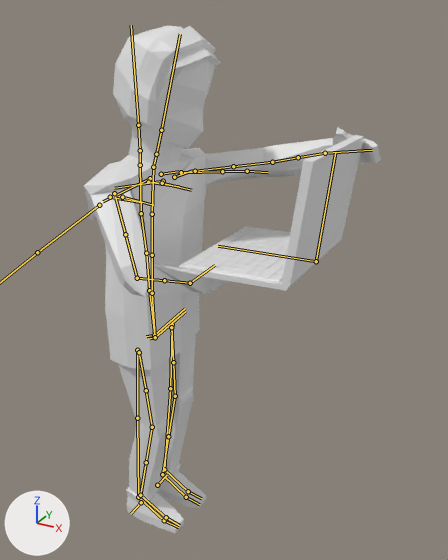
Two versions of the Blender file Stuff for artists to share among themselves/boy-artist ver 1.2.blend, one commit apart.
Both versions are drawn from a 50 mm lens placed at (6.71, -9.03, 10.48), pointed at (1.53, 0.39, 5.77). Every picture has the same lights, and +X, +Y and +Z are marked at lower left. Both versions are drawn at frame 78 of the action 'ArmatureAction'; the numbers are the values there. The bones that bend it are drawn over the model as lines.
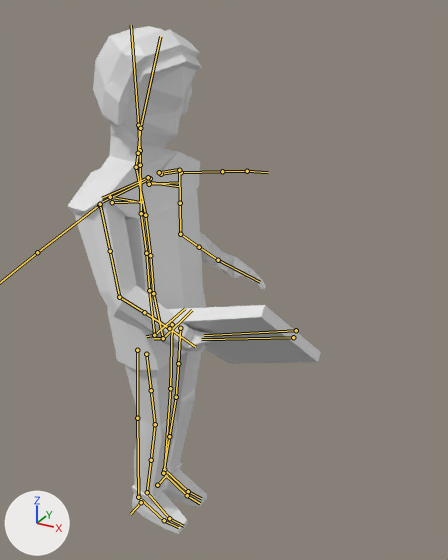
The change in detail:
Bone 'Bone' (bone_bone) moves from (0.07, 0.005, 0.0) to (0.061, 0.133, 0.0).
Bone 'Bone' (bone_bone) turns from (0, 0, 11) to (0, 0, 110) degrees about its own x, y and z.
Bone 'torso' (bone_torso) turns from (3, 2, -2) to (3, 0, -2) degrees about its own x, y and z.
Bone 'hips' (bone_hips) turns from (-2, 0, 5) to (-10, 0, 3) degrees about its own x, y and z.
Bone 'chest' (bone_chest) turns from (0, -1, 0) to (-13, -3, 4) degrees about its own x, y and z.
Bone 'shin_tweak.R' (bone_shin_tweak_r) moves from (0.051, 0.03, -0.02) to (0.035, 0.024, 0.007).
Bone 'neck' (bone_neck) turns from (12, 0, 0) to (12, -2, -5) degrees about its own x, y and z.
Bone 'head' (bone_head) turns from (13, 1, 0) to (18, -7, 0) degrees about its own x, y and z.
Bone 'upper_arm_ik.L' (bone_upper_arm_ik_l) turns from (0, -44, 0) to (0, -23, 0) degrees about its own x, y and z.
Bone 'upper_arm_ik.R' (bone_upper_arm_ik_r) moves from (0.007, 0.02, -0.002) to (0.004, 0.011, -0.001).
Bone 'upper_arm_ik.R' (bone_upper_arm_ik_r) turns from (0, -4, 0) to (0, 26, 0) degrees about its own x, y and z.
Bone 'shoulder.L' (bone_shoulder_l) turns from (4, -1, 0) to (1, 0, 0) degrees about its own x, y and z.
Bone 'shoulder.R' (bone_shoulder_r) turns from (14, 3, 1) to (8, 2, 1) degrees about its own x, y and z.
Bone 'hand_ik.L' (bone_hand_ik_l) moves from (-0.364, -0.504, 0.215) to (-0.461, -0.101, -0.258).
Bone 'hand_ik.L' (bone_hand_ik_l) turns from (115, -15, -35) to (76, 0, -1) degrees about its own x, y and z.
Bone 'hand_ik.R' (bone_hand_ik_r) moves from (0.568, -0.288, -0.121) to (0.519, -0.233, -0.28).
Bone 'hand_ik.R' (bone_hand_ik_r) turns from (5, -27, 162) to (25, -26, 113) degrees about its own x, y and z.
Bone 'foot_ik.L' (bone_foot_ik_l) moves from (-0.038, -0.006, 0.0) to (-0.024, -0.006, 0.0).
Bone 'foot_ik.L' (bone_foot_ik_l) turns from (0, 0, 5) to (0, 0, 3) degrees about its own x, y and z.
Bone 'foot_ik.R' (bone_foot_ik_r) moves from (0.03, 0.005, 0.0) to (0.03, -0.01, 0.0).
Bone 'foot_heel_ik.R' (bone_foot_heel_ik_r) turns from (0, -1, 7) to (10, 0, 3) degrees about its own x, y and z.

Boxes [x1, y1, x2, y2] around the edits, measured in the pictures (448 x 560 px):
'Cube', posed (33% narrower): before [84, 26, 381, 533]; after [67, 26, 266, 534]
'Cube.002', posed (17% narrower, 62% shorter): before [178, 135, 364, 291]; after [167, 305, 321, 364]
bone 'Bone', root to tip: before (316, 261) to (335, 152); after (296, 330) to (204, 335)
